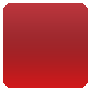
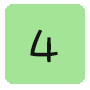
Two versions of the same layered image (90 x 90). Layer-by-layer changes:
hid "13" (1st of 2), painted on it over box(3, 3, 88, 88)
added layer "4" (1st of 2) above "4" over box(30, 29, 58, 63)
added layer "4" (2nd of 2) above "3" over box(5, 4, 85, 84)
